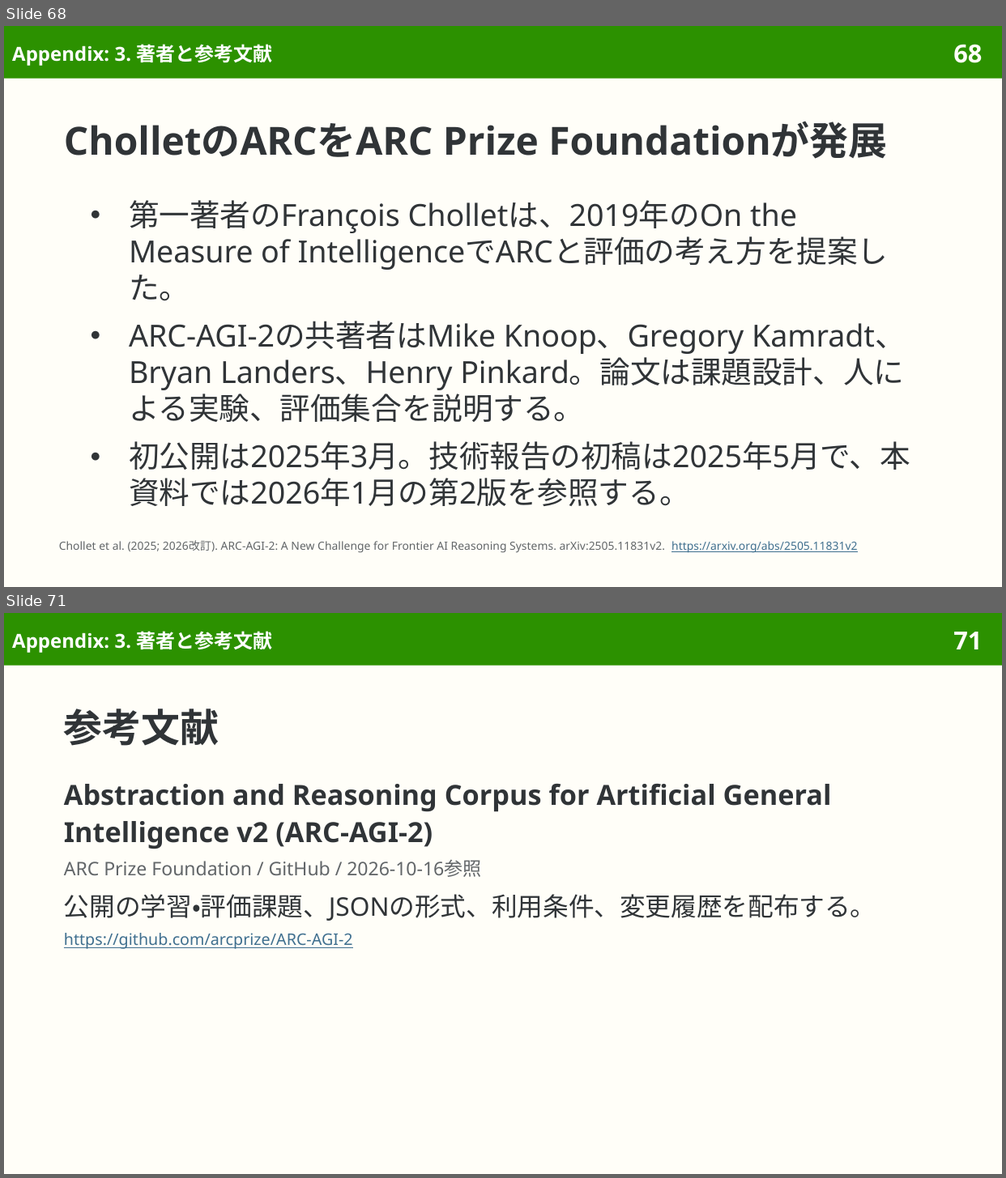
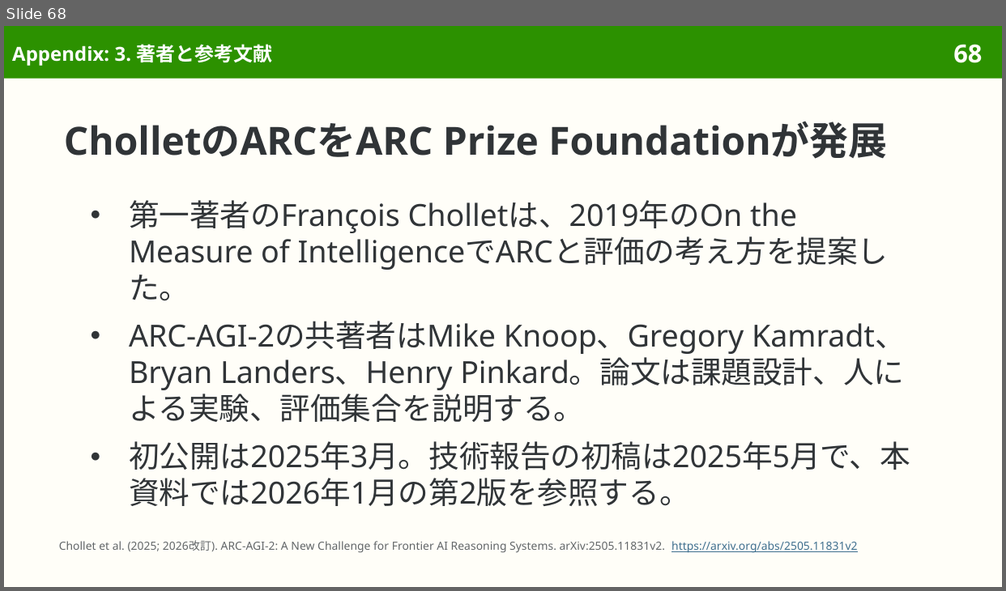
Before and after one commit to sasakiy84/datasets-in-10-minutes, a slide deck: slides/datasets-in-10-minutes-arc-agi-2.pptx. Shown one above the other, each under a label of ours: slides 68 and 71 before the commit, slide 68 after it; the slides between them are not shown. The pictures are 1006x1178 and 1006x591 pixels, drawn with LibreOffice and Linux fonts; fonts in the diff are those of the drawing. Boxes give left, top, right and bottom in pixels: in the first picture for what was removed or moved away, otherwise in the second. Text is boxed around its words. In the diff, an @@ line names an element or a change of style, - is before the commit and + after.

```diff
--- a/slides/datasets-in-10-minutes-arc-agi-2.pptx
+++ b/slides/datasets-in-10-minutes-arc-agi-2.pptx
@@ slide 71 removed at [4, 613, 1002, 1174], background #FFFEF8; not listed: 2 template elements that a slide beside it also shows @@
@@ title removed at [12, 631, 273, 653] @@
-Appendix: 3. 著者と参考文献
@@ title removed at [64, 709, 219, 746] @@
-参考文献
@@ text removed at [64, 784, 876, 949] @@
-Abstraction and Reasoning Corpus for Artificial General Intelligence v2 (ARC-AGI-2)
-ARC Prize Foundation / GitHub / 2026-10-16参照
-公開の学習・評価課題、JSONの形式、利用条件、変更履歴を配布する。
-https://github.com/arcprize/ARC-AGI-2
```
Also in this commit, not shown: 3 slides changed, 1 other slide removed, 3 other files.
